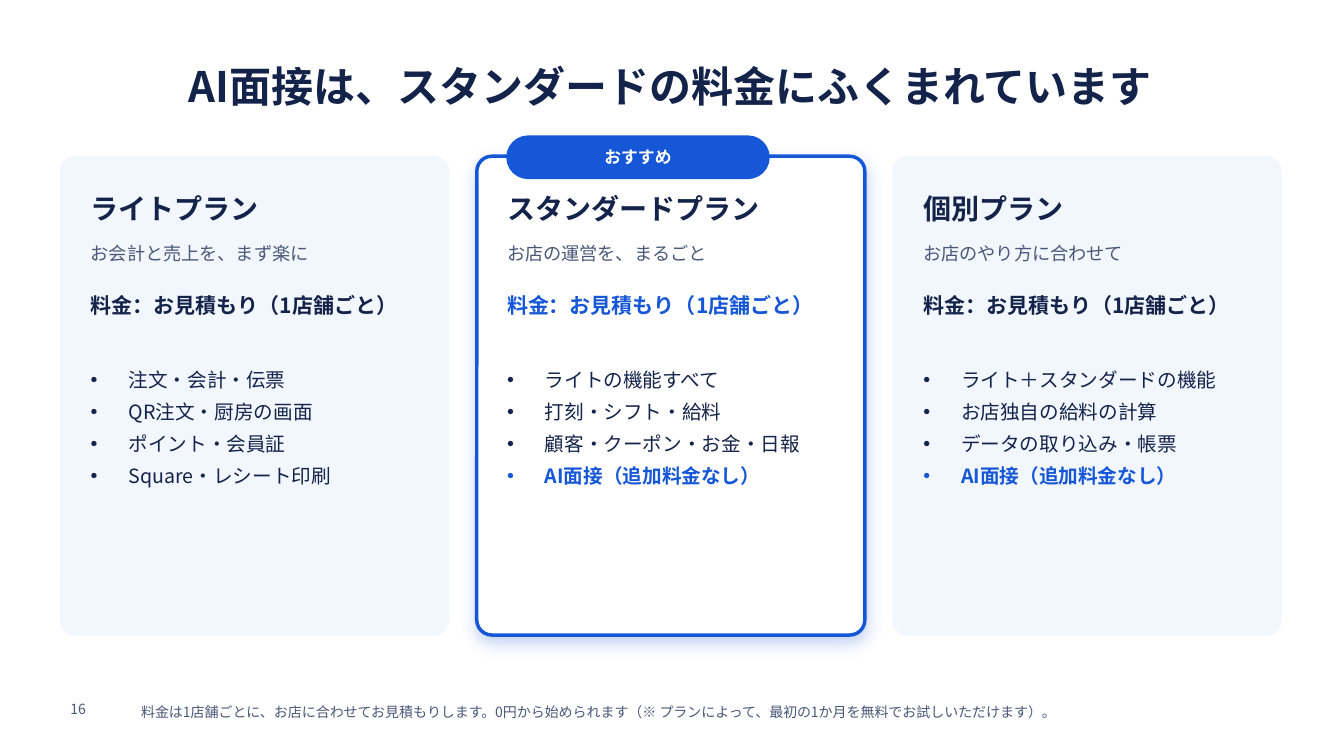
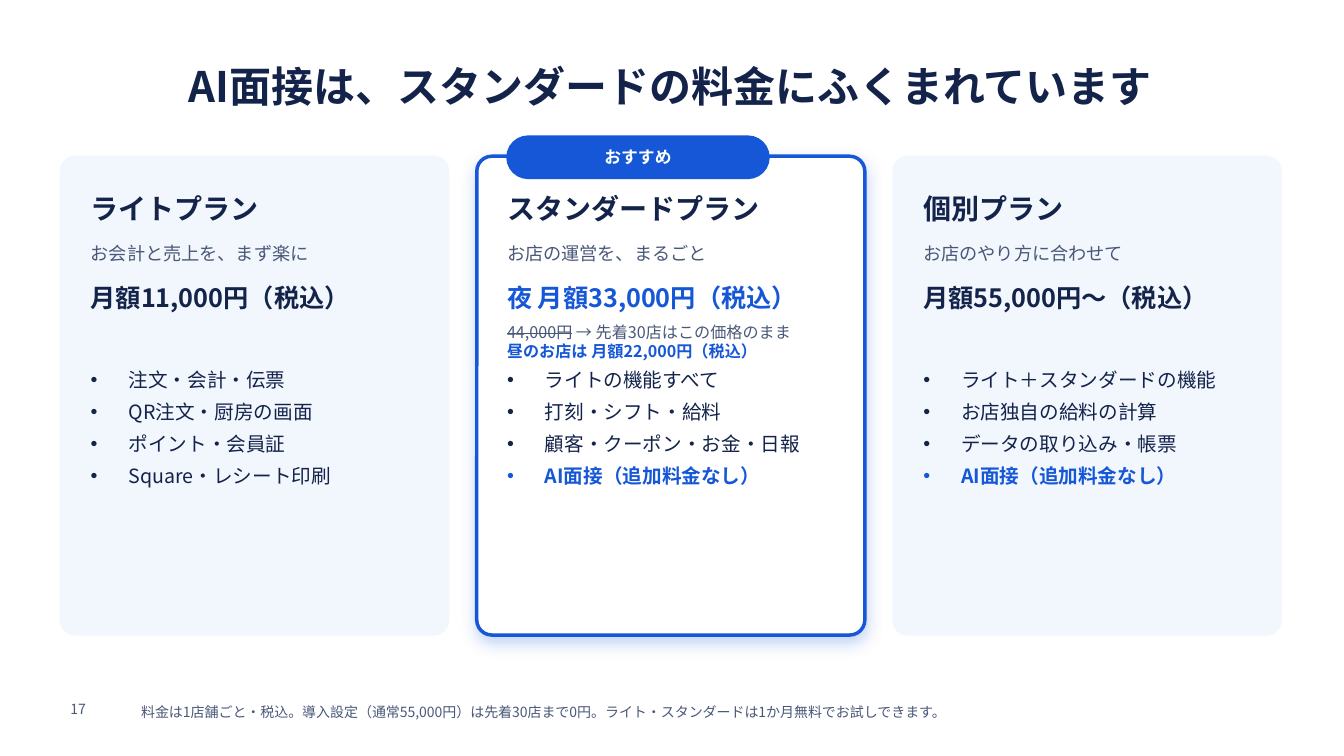
Before and after one commit to SatoAkito2026/GACHICAREERAI, a slide deck: slide 17 of docs/posupos-sales/posupos-teian.pptx (slide 16 before the commit). Drawn at 1344x756 pixels with LibreOffice and Linux fonts; fonts in the diff are those of the drawing; background and template pictures are left out. Boxes give left, top, right and bottom in pixels: in the first picture for what was removed or moved away, otherwise in the second. Text is boxed around its words. In the diff, an @@ line names an element or a change of style, - is before the commit and + after.

```diff
--- a/docs/posupos-sales/posupos-teian.pptx
+++ b/docs/posupos-sales/posupos-teian.pptx
@@ text removed at [91,295,397,315] @@
-料金：お見積もり（1店舗ごと）
@@ text added at [91,285,350,313], 18 pt, text #13234A, bold @@
+月額11,000円（税込）
@@ text removed at [507,295,813,315] @@
-料金：お見積もり（1店舗ごと）
@@ text added at [507,285,797,313], 18 pt, text #1557D6, bold @@
+夜 月額33,000円（税込）
@@ text removed at [923,295,1229,315] @@
-料金：お見積もり（1店舗ごと）
@@ text added at [923,285,1207,313], 18 pt, text #13234A, bold @@
+月額55,000円〜（税込）
@@ text added at [507,324,791,360], 11.5 pt, text #4A5878 @@
+44,000円 → 先着30店はこの価格のまま
+昼のお店は 月額22,000円（税込）
@@ page number at [70,703,86,714]: text changed @@
-16
+17
@@ text at [141,705,946,720]: text changed @@
-料金は1店舗ごとに、お店に合わせてお見積もりします。0円から始められます（※ プランによって、最初の1か月を無料でお試しいただけます）。
+料金は1店舗ごと・税込。導入設定（通常55,000円）は先着30店まで0円。ライト・スタンダードは1か月無料でお試しできます。
```
Also in this commit, not shown: 2 other slides changed, 1 slide added, 5 other files.
